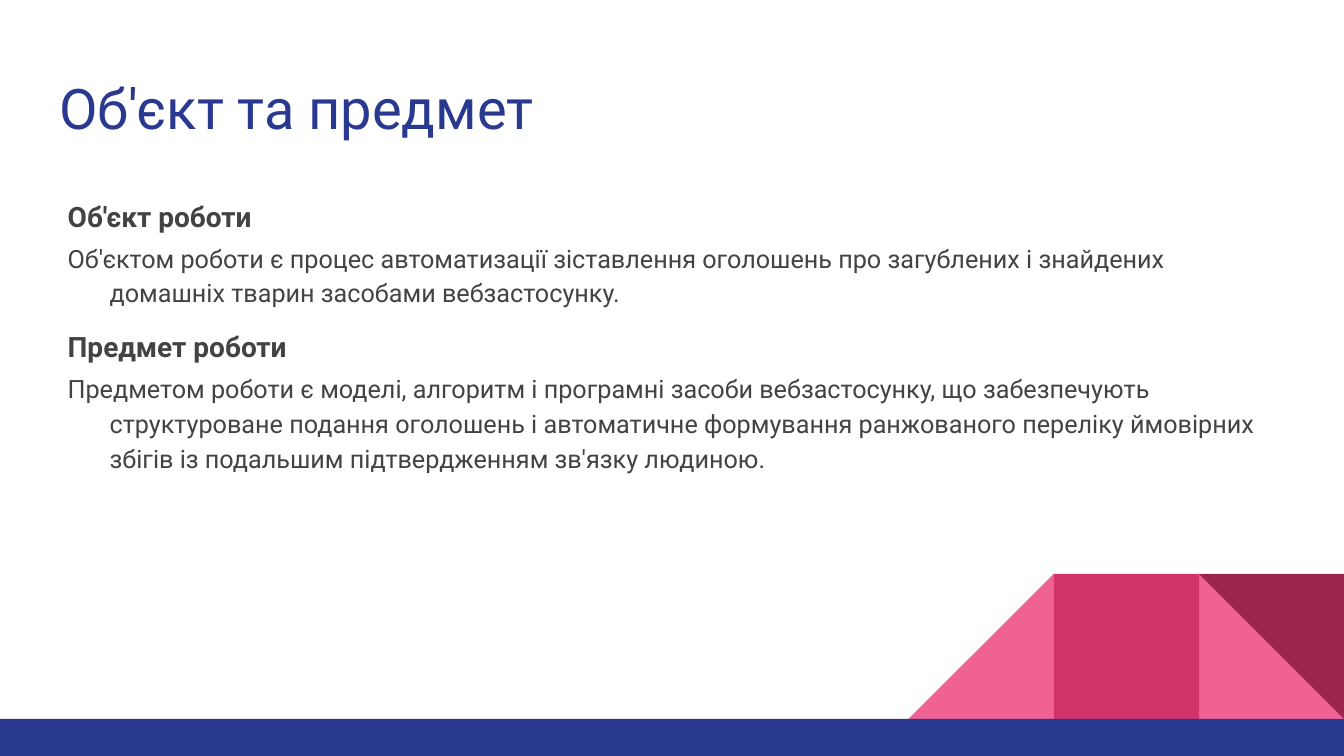
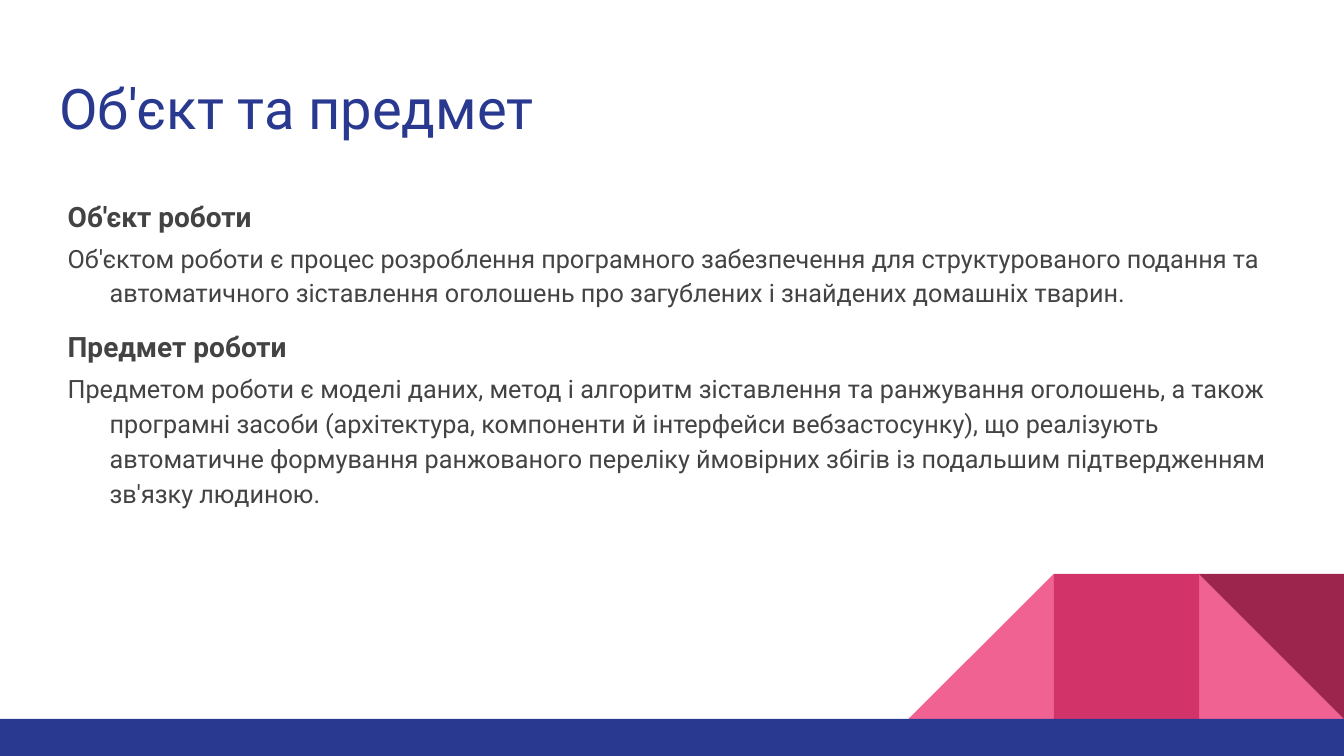
Before and after one commit to Ilyaberbx/diplomna_robota, a slide deck: slide 3 of thesis/presentation.pptx. Drawn at 1344x756 pixels with LibreOffice and Linux fonts; fonts in the diff are those of the drawing. Boxes give left, top, right and bottom in pixels: in the first picture for what was removed or moved away, otherwise in the second. Text is boxed around its words. In the diff, an @@ line names an element or a change of style, - is before the commit and + after.

```diff
--- a/thesis/presentation.pptx
+++ b/thesis/presentation.pptx
@@ text at box(68, 249, 1259, 308): text changed @@
-Об'єктом роботи є процес автоматизації зіставлення оголошень про загублених і знайдених домашніх тварин засобами вебзастосунку.
+Об'єктом роботи є процес розроблення програмного забезпечення для структурованого подання та автоматичного зіставлення оголошень про загублених і знайдених домашніх тварин.
@@ text at box(68, 379, 1266, 509): text changed @@
-Предметом роботи є моделі, алгоритм і програмні засоби вебзастосунку, що забезпечують структуроване подання оголошень і автоматичне формування ранжованого переліку ймовірних збігів із подальшим підтвердженням зв'язку людиною.
+Предметом роботи є моделі даних, метод і алгоритм зіставлення та ранжування оголошень, а також програмні засоби (архітектура, компоненти й інтерфейси вебзастосунку), що реалізують автоматичне формування ранжованого переліку ймовірних збігів із подальшим підтвердженням зв'язку людиною.
```
Also in this commit, not shown: 1 slide removed, 29 other files.
